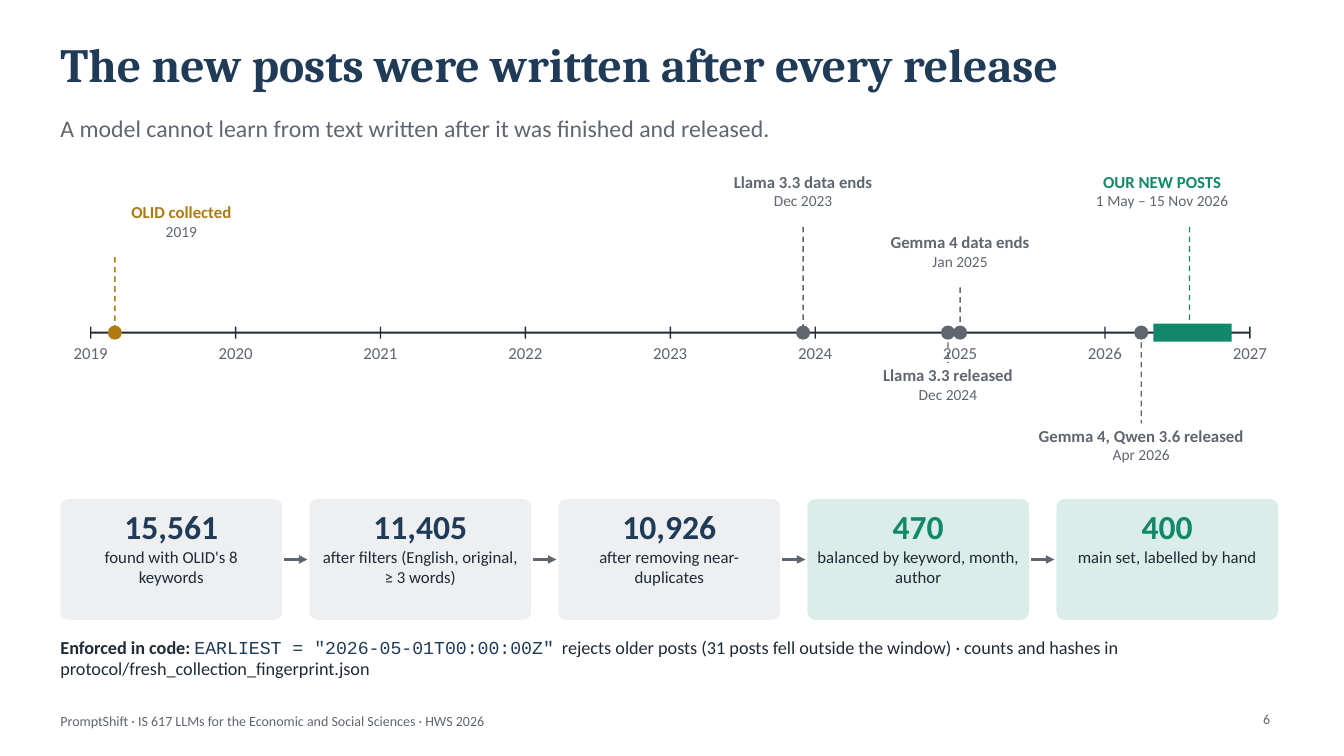
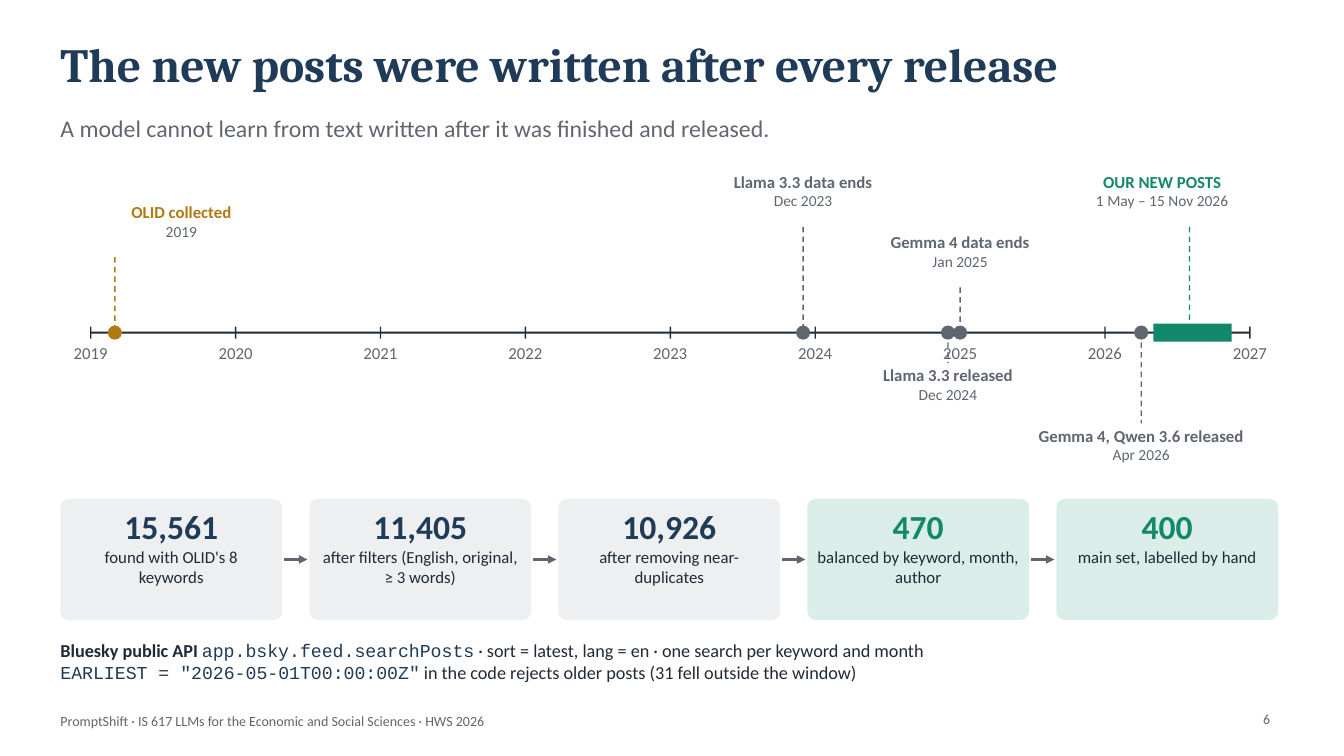
Before and after one commit to raywincruz07-collab/llm-promptshift, a slide deck: slide 6 of docs/PromptShift_v3_Final_Presentation.pptx. Drawn at 1344x756 pixels with LibreOffice and Linux fonts; fonts in the diff are those of the drawing. Boxes give left, top, right and bottom in pixels: in the first picture for what was removed or moved away, otherwise in the second. Text is boxed around its words. In the diff, an @@ line names an element or a change of style, - is before the commit and + after.

```diff
--- a/docs/PromptShift_v3_Final_Presentation.pptx
+++ b/docs/PromptShift_v3_Final_Presentation.pptx
@@ text at <box>60,644,923,682</box>: text changed @@
-Enforced in code: EARLIEST = "2026-05-01T00:00:00Z" rejects older posts (31 posts fell outside the window) · counts and hashes in protocol/fresh_collection_fingerprint.json
+Bluesky public API app.bsky.feed.searchPosts · sort = latest, lang = en · one search per keyword and month
+EARLIEST = "2026-05-01T00:00:00Z" in the code rejects older posts (31 fell outside the window)
```
Also in this commit, not shown: 4 other slides changed, 4 slides added, 10 other files.
